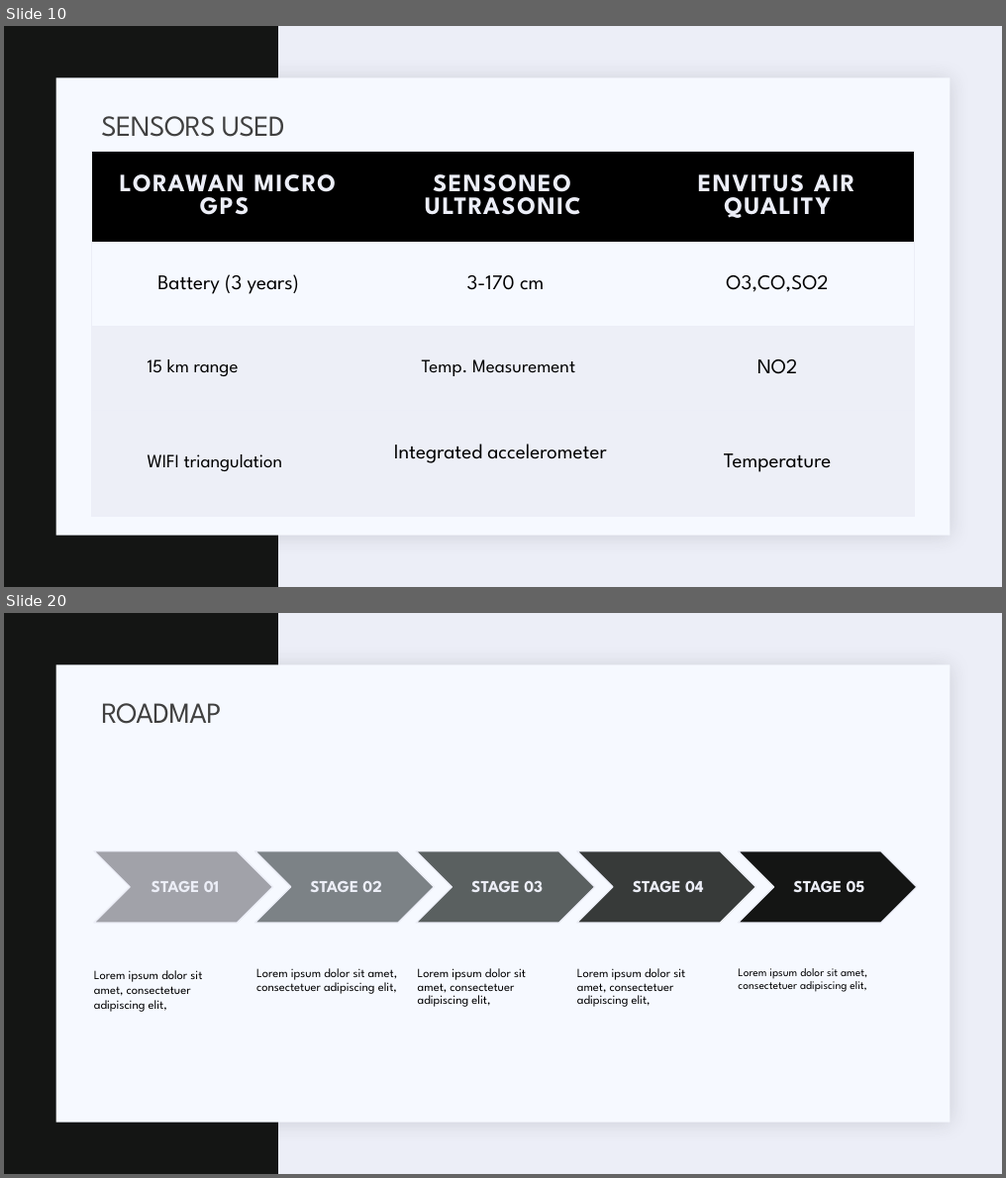
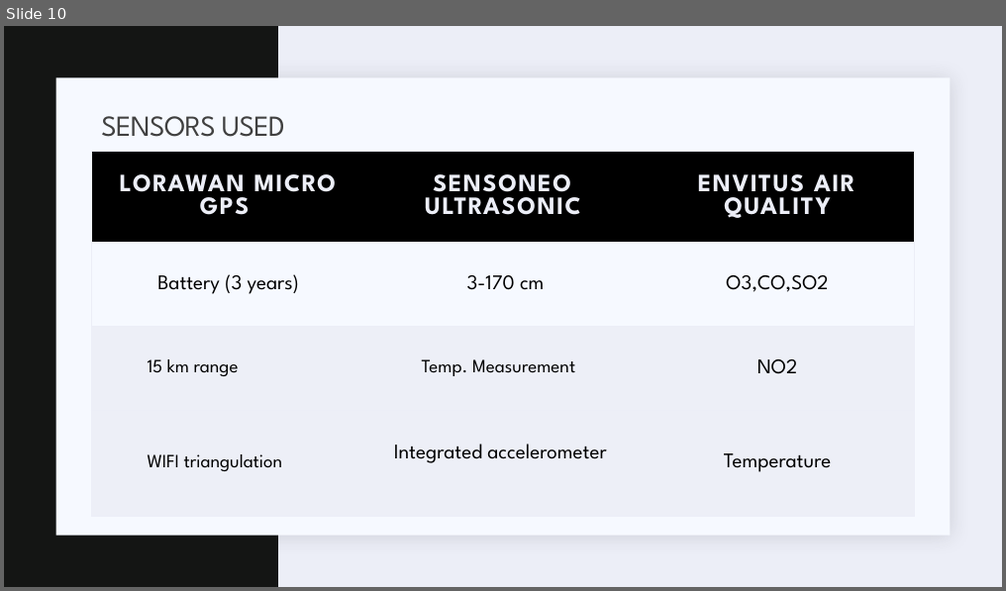
Before and after one commit to marios-stam/Project_IOT, a slide deck: Powerpoints/First Presentation/Waste-management-Final.pptx. Shown one above the other, each under a label of ours: slides 10 and 20 before the commit, slide 10 after it; the slides between them are not shown. The pictures are 1006x1178 and 1006x591 pixels, drawn with LibreOffice and Linux fonts; fonts in the diff are those of the drawing. Boxes give left, top, right and bottom in pixels: in the first picture for what was removed or moved away, otherwise in the second. Text is boxed around its words. In the diff, an @@ line names an element or a change of style, - is before the commit and + after.

```diff
--- a/Powerpoints/First Presentation/Waste-management-Final.pptx
+++ b/Powerpoints/First Presentation/Waste-management-Final.pptx
@@ slide 20 removed at [4, 613, 1002, 1174], background #ECEEF7; not listed: 2 template elements that a slide beside it also shows @@
@@ title removed at [101, 703, 221, 724] @@
-ROADMAP
@@ group removed at [94, 852, 918, 1012]: 10 texts, 5 chevrons @@
-STAGE 01
-Lorem ipsum dolor sit amet, consectetuer adipiscing elit,
-STAGE 02
-  Lorem ipsum dolor sit amet, consectetuer adipiscing elit,
-STAGE 03
-  Lorem ipsum dolor sit amet, consectetuer adipiscing elit,
-STAGE 04
-Lorem ipsum dolor sit amet, consectetuer adipiscing elit,
-STAGE 05
-Lorem ipsum dolor sit amet, consectetuer adipiscing elit,
```
Also in this commit, not shown: 1 slide changed, 1 slide added, 13 other slides removed.
